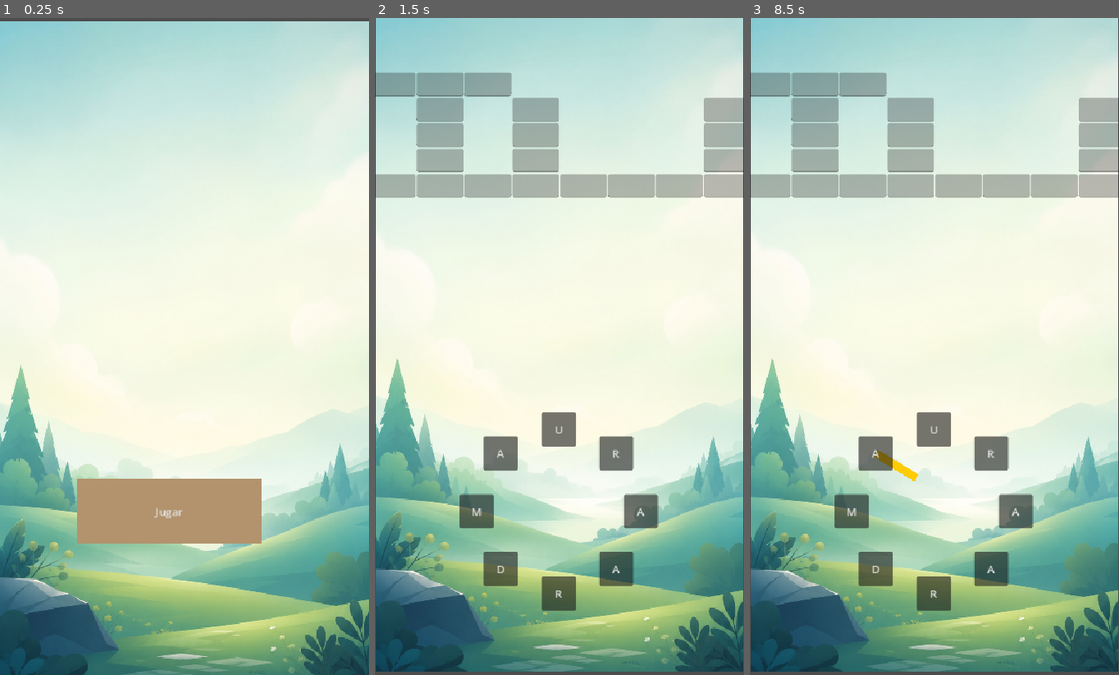
Above: before the commit, frames 1-3 (left to right).
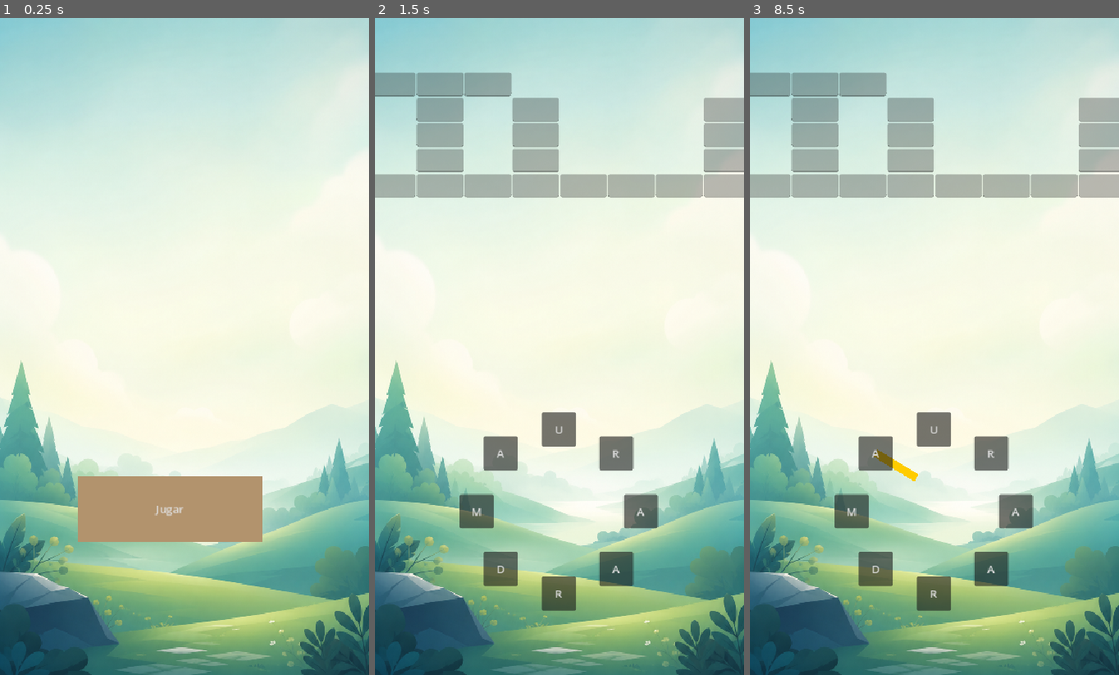
Above: after the commit, the same moments.

Repository: Racsok/crucigrama-godot
Game: Godot game, scene res://ecenas/main.tscn
Same seed, same stepped clock (60 frames per second), same inputs: the game is played once before the commit and once after it.
Inputs (mouse positions are in pixels of both pictures, inside the frame that each line leads up to):
- Up to frame 1 (0.25 s): no input
- Up to frame 2 (1.5 s): click "Jugar" at 0.5 s; tap Enter at 1.25 s; drag from (559, 510) to (596, 201) at 1.27 s
- Up to frame 3 (8.5 s): tap Space at 2, 4.25, 5.75 s; drag from (860, 379) to (916, 477) at 2.02 s; move the mouse to (971, 201) at 2.77 s; click (971, 201) at 2.92 s; tap Enter at 3.5, 5 s; drag from (916, 477) to (823, 247) at 3.52 s; move the mouse to (1045, 445) at 4.27 s; click (1045, 445) at 4.42 s; drag from (823, 247) to (879, 182) at 5.02 s; move the mouse to (952, 346) at 5.77 s; click (952, 346) at 5.92 s; drag from (879, 182) to (860, 379) at 6.52 s; move the mouse to (1015, 313) at 7.27 s; click (1015, 313) at 7.42 s; drag from (860, 379) to (916, 477) at 8.02 s

The runs differ from the first frame. In frame 1, 7.8% of the frame differs, in the area x 0-100%, y 0-100%; in frame 2, 4.8%; in frame 3, 4.8%.

Commit message:
Fix: Corregir adaptacion de tamaño de la pantalla 4.0

Diff:
--- a/ecenas/juego.tscn
+++ b/ecenas/juego.tscn
@@ -6,9 +6,13 @@
 
 [node name="Control" type="Control" unique_id=1305111986]
 layout_mode = 3
-anchors_preset = 0
-offset_right = 530.0
-offset_bottom = 953.0
+anchors_preset = 15
+anchor_right = 1.0
+anchor_bottom = 1.0
+grow_horizontal = 2
+grow_vertical = 2
+size_flags_vertical = 3
+metadata/_edit_use_anchors_ = true
 
 [node name="GridContainer" type="GridContainer" parent="." unique_id=1943645996]
 propagate_maximum_size = false
@@ -26,13 +30,13 @@
 anchors_preset = 15
 anchor_right = 1.0
 anchor_bottom = 1.0
-offset_right = 10.0
-offset_bottom = 2.0
 grow_horizontal = 2
 grow_vertical = 2
+offset_transform_enabled = true
 texture = ExtResource("2_m2ar2")
 expand_mode = 1
-stretch_mode = 5
+stretch_mode = 6
+metadata/_edit_use_anchors_ = true
 
 [node name="Rueda" type="Control" parent="." unique_id=2067789176]
 anchors_preset = 0
--- a/ecenas/main.tscn
+++ b/ecenas/main.tscn
@@ -9,11 +9,13 @@
 
 [node name="Control_base" type="Control" unique_id=1938434882]
 layout_mode = 3
-anchors_preset = 0
-offset_left = -1.0
-offset_top = 4.0
-offset_right = 542.0
-offset_bottom = 969.0
+anchors_preset = 15
+anchor_right = 1.0
+anchor_bottom = 1.0
+grow_horizontal = 2
+grow_vertical = 2
+size_flags_vertical = 3
+metadata/_edit_use_anchors_ = true
 
 [node name="TextureRect_fondo" type="TextureRect" parent="." unique_id=1059947584]
 layout_mode = 1
@@ -22,9 +24,10 @@
 anchor_bottom = 1.0
 grow_horizontal = 2
 grow_vertical = 2
+offset_transform_enabled = true
 texture = ExtResource("1_x67dw")
 expand_mode = 1
-stretch_mode = 5
+stretch_mode = 6
 metadata/_edit_use_anchors_ = true
 
 [node name="Button" type="Button" parent="." unique_id=589295280]
